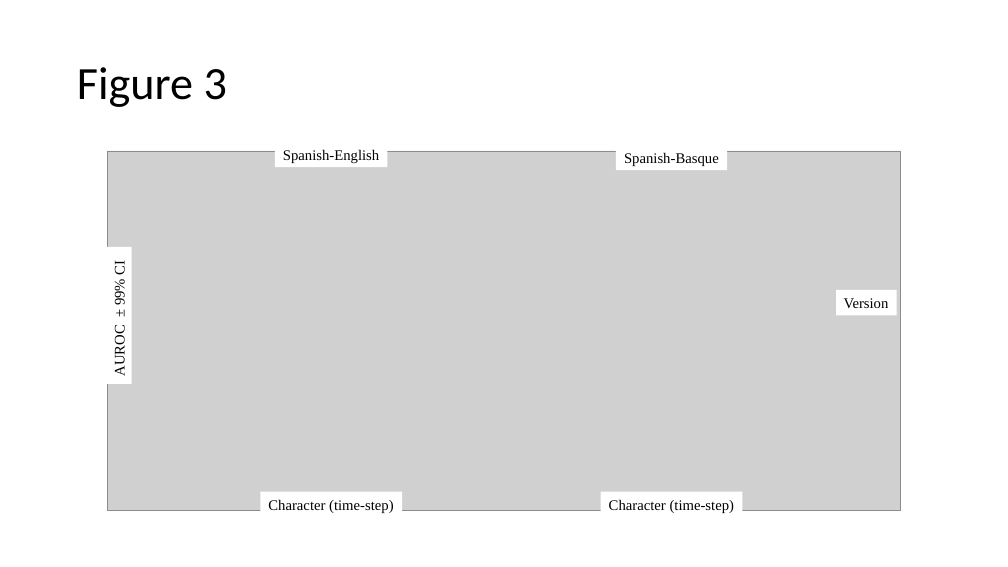
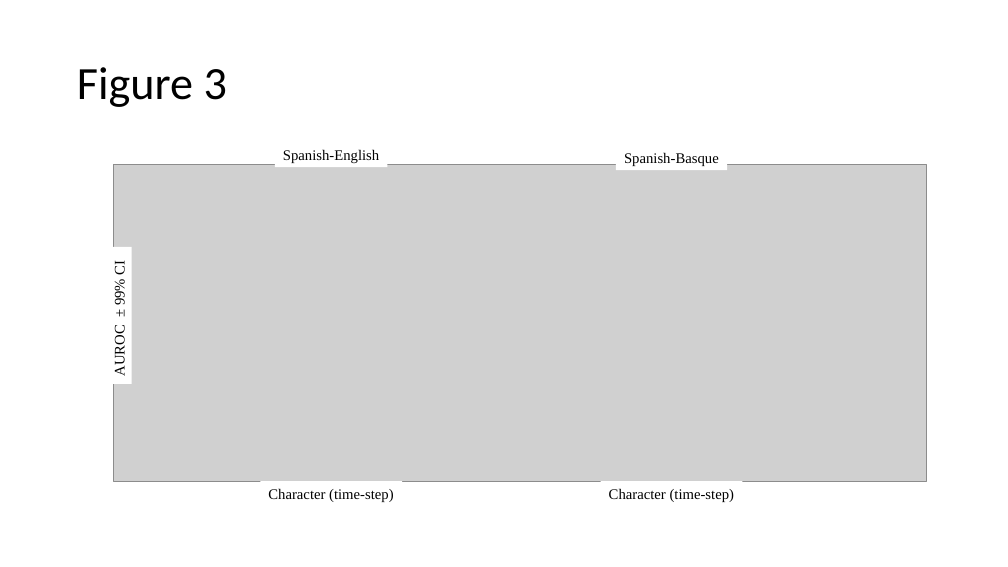
Before and after one commit to JoseAAManzano/CLOUD, a slide deck: slide 3 of results/plots/FIGURES.pptx. Drawn at 1008x567 pixels with LibreOffice and Linux fonts; fonts in the diff are those of the drawing; grey boxes stand for pictures. Boxes give left, top, right and bottom in pixels: in the first picture for what was removed or moved away, otherwise in the second. Text is boxed around its words. In the diff, an @@ line names an element or a change of style, - is before the commit and + after.

```diff
--- a/results/plots/FIGURES.pptx
+++ b/results/plots/FIGURES.pptx
@@ picture: place and size @@
-picture at (107, 151, 901, 511)
+picture at (113, 165, 926, 482)
@@ rectangle removed at (836, 290, 897, 315) @@
-Version
@@ rectangle "Character (time-step)": place and size @@
-rectangle "Character (time-step)" at (260, 492, 402, 517)
+rectangle "Character (time-step)" at (260, 481, 402, 507)
@@ rectangle "Character (time-step)": place and size @@
-rectangle "Character (time-step)" at (601, 492, 743, 517)
+rectangle "Character (time-step)" at (601, 481, 743, 507)
```
Also in this commit, not shown: 8 other files.
